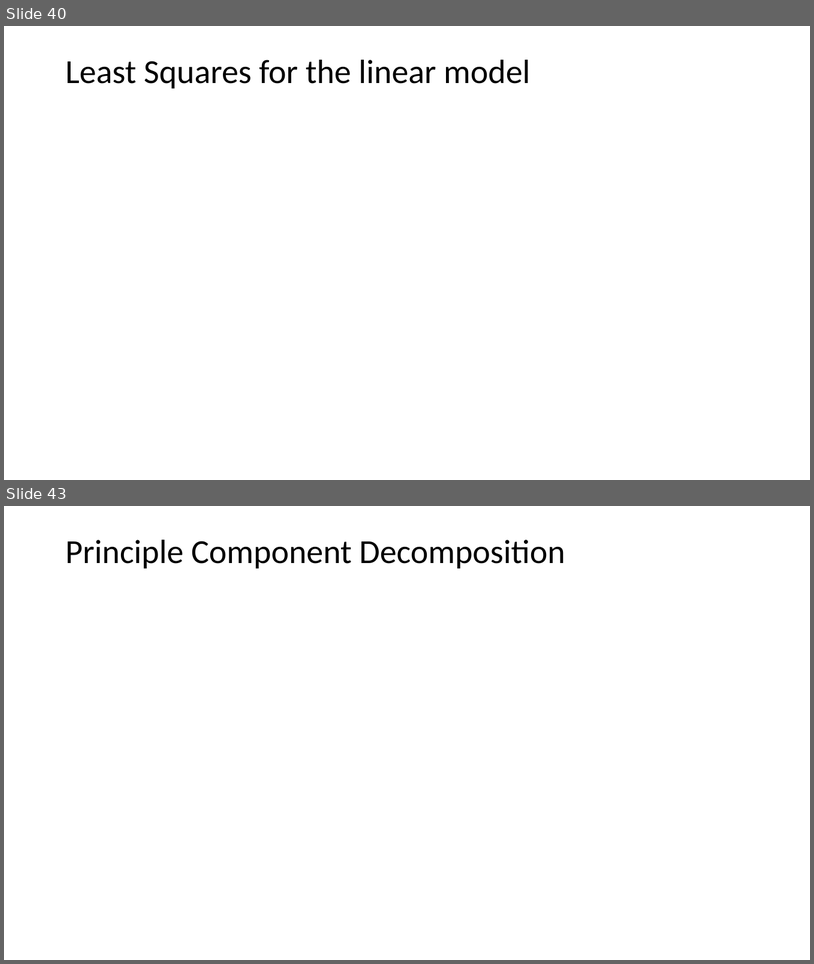
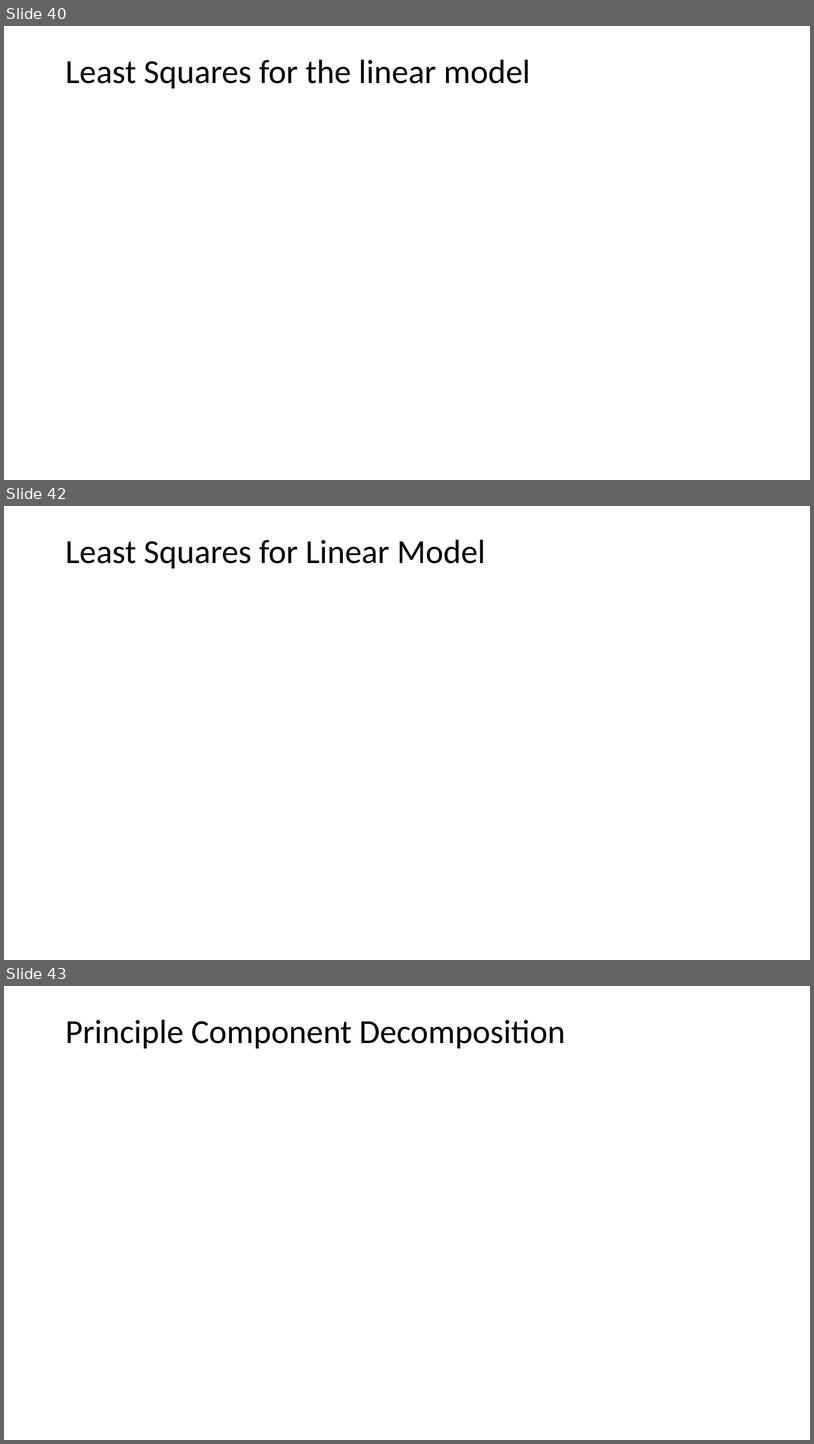
Before and after one commit to StephenElston/CSCI-E25, a slide deck: SuplementaryMaterial/ReviewOfLinearAlgebra.pptx. Shown one above the other, each under a label of ours: slides 40 and 43 before the commit, slides 40, 42 and 43 after it; the slides between them are not shown. The pictures are 814x964 and 814x1444 pixels, drawn with LibreOffice and Linux fonts; fonts in the diff are those of the drawing; grey boxes stand for pictures. Boxes give left, top, right and bottom in pixels: in the first picture for what was removed or moved away, otherwise in the second. Text is boxed around its words. In the diff, an @@ line names an element or a change of style, - is before the commit and + after.

Commit message:
Updates to linear algebra review slides

```diff
--- a/SuplementaryMaterial/ReviewOfLinearAlgebra.pptx
+++ b/SuplementaryMaterial/ReviewOfLinearAlgebra.pptx
@@ slide 42 added at (x1=4, y1=506, x2=810, y2=960), background #FFFFFF @@
@@ title added at (x1=65, y1=540, x2=485, y2=568), 40 pt, text #000000 @@
+Least Squares for Linear Model
```
Also in this commit, not shown: 13 slides changed, 3 other slides added, 5 slides removed.
